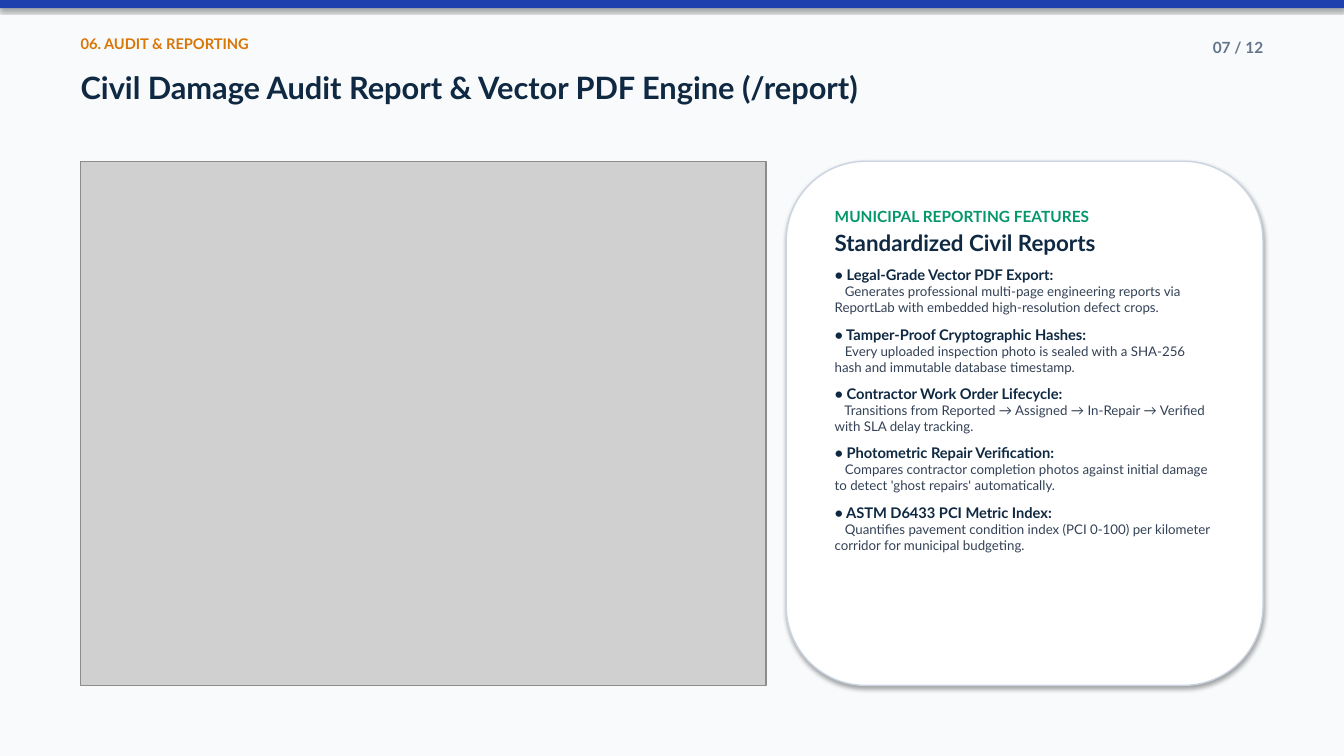
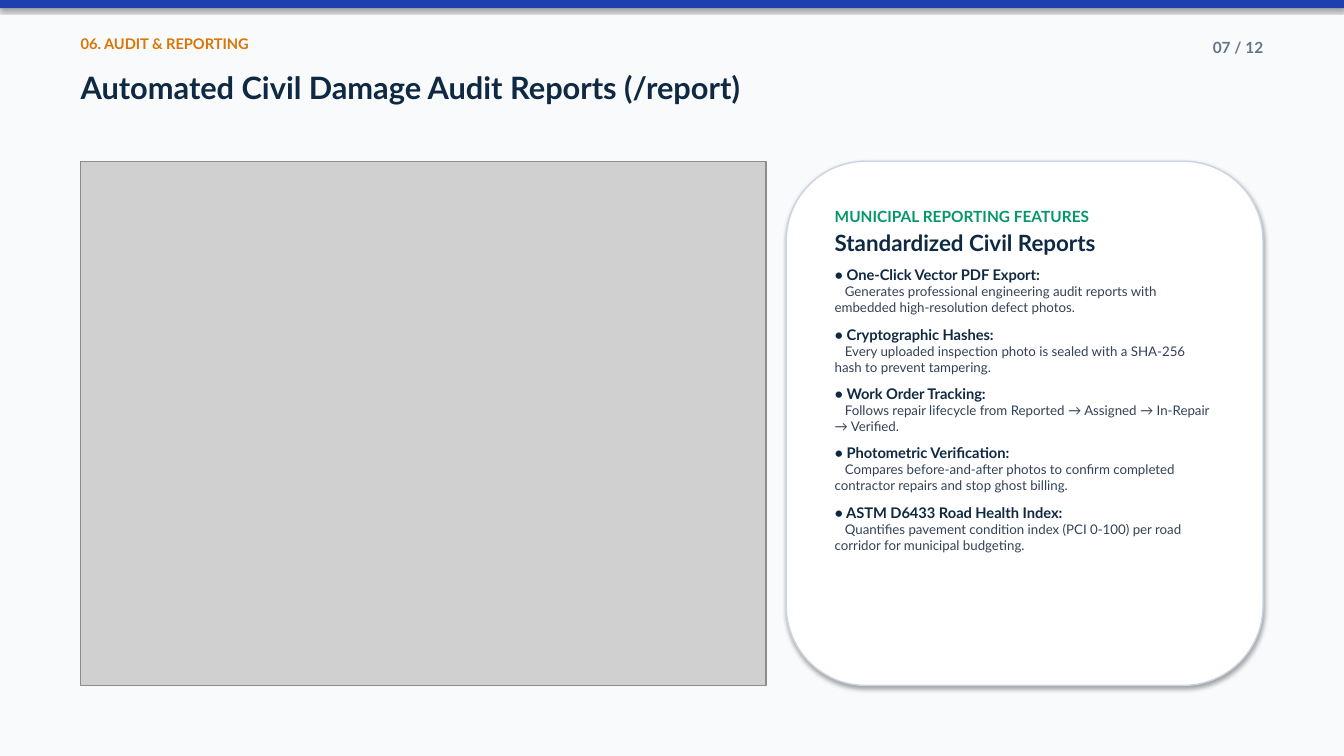
Before and after one commit to Priya-Ranjan-0201/Potholes-detector, a slide deck: slide 7 of ScamRoad_Presentation.pptx. Drawn at 1344x756 pixels with LibreOffice and Linux fonts; fonts in the diff are those of the drawing; grey boxes stand for pictures. Boxes give left, top, right and bottom in pixels: in the first picture for what was removed or moved away, otherwise in the second. Text is boxed around its words. In the diff, an @@ line names an element or a change of style, - is before the commit and + after.

```diff
--- a/ScamRoad_Presentation.pptx
+++ b/ScamRoad_Presentation.pptx
@@ text at [81,75,740,105]: text changed @@
-Civil Damage Audit Report & Vector PDF Engine (/report)
+Automated Civil Damage Audit Reports (/report)
@@ text in rounded rectangle at [835,269,1210,553]: text changed @@
-• Legal-Grade Vector PDF Export:
-Generates professional multi-page engineering reports via ReportLab with embedded high-resolution defect crops.
-• Tamper-Proof Cryptographic Hashes:
-Every uploaded inspection photo is sealed with a SHA-256 hash and immutable database timestamp.
-• Contractor Work Order Lifecycle:
-Transitions from Reported → Assigned → In-Repair → Verified with SLA delay tracking.
-• Photometric Repair Verification:
-Compares contractor completion photos against initial damage to detect 'ghost repairs' automatically.
-• ASTM D6433 PCI Metric Index:
-Quantifies pavement condition index (PCI 0-100) per kilometer corridor for municipal budgeting.
+• One-Click Vector PDF Export:
+Generates professional engineering audit reports with embedded high-resolution defect photos.
+• Cryptographic Hashes:
+Every uploaded inspection photo is sealed with a SHA-256 hash to prevent tampering.
+• Work Order Tracking:
+Follows repair lifecycle from Reported → Assigned → In-Repair → Verified.
+• Photometric Verification:
+Compares before-and-after photos to confirm completed contractor repairs and stop ghost billing.
+• ASTM D6433 Road Health Index:
+Quantifies pavement condition index (PCI 0-100) per road corridor for municipal budgeting.
```
Also in this commit, not shown: 9 other slides changed, 12 other files.
